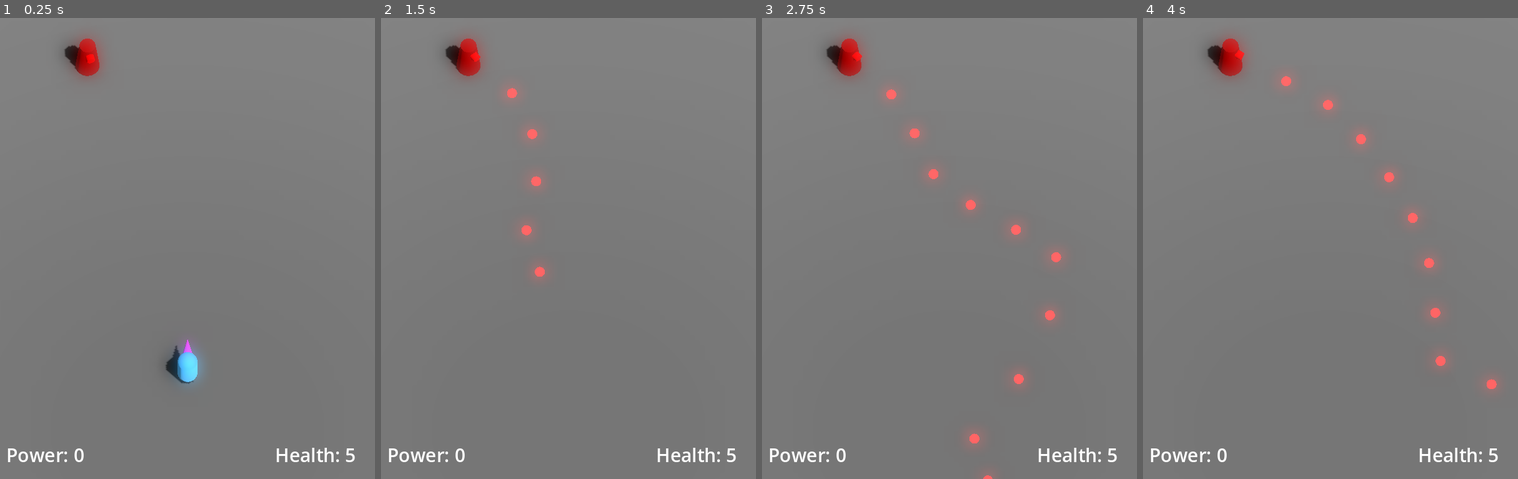
Above: before the commit, frames 1-4 (left to right).
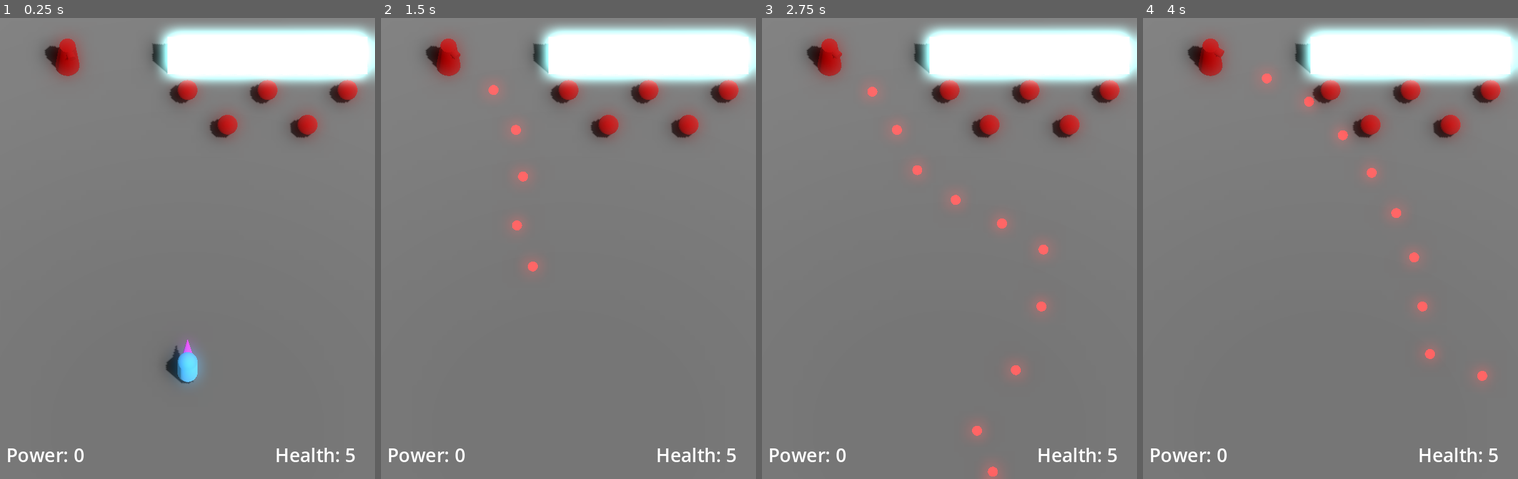
Above: after the commit, the same moments.

Repository: JackEvans24/bullet-absorb
Game: Godot game, scene res://scenes/main.tscn
Two runs of this game, one before a commit and one after it. Both use one fixed random seed, a clock stepped at 60 frames per second and the inputs below.
Inputs:
- Up to frame 1 (0.25 s): no input
- Up to frame 2 (1.5 s): hold Right (move_right) 0.53-1.28 s; hold J (fire) 0.53-1.28 s; hold Down (move_back) from 1.28 s (still down); tap K (absorb) at 1.35 s
- Up to frame 3 (2.75 s): tap J (fire) at 1.55 s; release Down (move_back) at 2.03 s; hold Right (move_right) from 2.03 s (still down); hold J (fire) from 2.03 s (still down)
- Up to frame 4 (4 s): release Right (move_right) at 2.78 s; release J (fire) at 2.78 s; hold Up (move_forward) 2.78-3.53 s; tap J (fire) at 2.85, 3.8 s; hold Left (move_left) from 3.53 s (still down); hold K (absorb) from 3.53 s (still down)

The runs differ from the first frame. In frame 1, 9.8% of the frame differs, in the area x 11-100%, y 1-27%; in frame 2, 10%; in frame 3, 11%; in frame 4, 11%, in the area x 11-100%, y 1-81%.

Commit message:
feat: add common enemy scene, add health, hurt, death to enemies (#5)
* feat: add base enemy scene with health and hurt particles

* feat: hide enemy mesh on death

* feat: add knockback to enemies

* feat: reparent turret to enemy type

* fix: remove enemy collider on death

* chore: add builds to ignore

* config: add windows build config

* chore: update build config

* chore: boost turret health

Diff:
--- a/materials/turret_gun.tres
+++ /dev/null
@@ -1,8 +0,0 @@
-[gd_resource type="StandardMaterial3D" format=3 uid="uid://detsid8q81d1o"]
-
-[resource]
-albedo_color = Color(1, 0.07, 0.07, 1)
-metallic_specular = 0.0
-emission = Color(0.82, 0.082, 0.082, 1)
-emission_energy_multiplier = 4.0
-grow_amount = -1.055
--- /dev/null
+++ b/prefabs/enemies/enemy.tscn
@@ -0,0 +1,45 @@
+[gd_scene load_steps=9 format=3 uid="uid://c3ytmjd7pe4pg"]
+
+[ext_resource type="Script" path="res://scripts/enemies/enemy.gd" id="1_wjmkf"]
+[ext_resource type="PackedScene" uid="uid://cjvpl2fcwu246" path="res://prefabs/hurt_particles.tscn" id="2_e8cc4"]
+[ext_resource type="Script" path="res://scripts/player/health.gd" id="2_pjhvc"]
+[ext_resource type="Script" path="res://scripts/knockback.gd" id="4_0se3r"]
+[ext_resource type="Material" uid="uid://jxq13s8vw71v" path="res://materials/enemy_body.tres" id="5_d48ya"]
+
+[sub_resource type="SphereShape3D" id="SphereShape3D_64qd1"]
+
+[sub_resource type="SphereMesh" id="SphereMesh_jkita"]
+material = ExtResource("5_d48ya")
+
+[sub_resource type="SphereShape3D" id="SphereShape3D_vhdor"]
+radius = 0.45
+
+[node name="Enemy" type="CharacterBody3D"]
+script = ExtResource("1_wjmkf")
+hurt_particles_scene = ExtResource("2_e8cc4")
+
+[node name="Health" type="Node" parent="."]
+script = ExtResource("2_pjhvc")
+starting_health = 3.0
+recovery_time = 0.01
+
+[node name="Knockback" type="Node" parent="."]
+script = ExtResource("4_0se3r")
+knockback_time = 0.05
+knockback_power = 15.0
+
+[node name="HitDetection" type="Area3D" parent="."]
+collision_layer = 0
+collision_mask = 16
+monitorable = false
+
+[node name="CollisionShape3D" type="CollisionShape3D" parent="HitDetection"]
+shape = SubResource("SphereShape3D_64qd1")
+
+[node name="Pivot" type="Node3D" parent="."]
+
+[node name="Body" type="MeshInstance3D" parent="Pivot"]
+mesh = SubResource("SphereMesh_jkita")
+
+[node name="Collider" type="CollisionShape3D" parent="."]
+shape = SubResource("SphereShape3D_vhdor")
--- /dev/null
+++ b/prefabs/enemies/turret.tscn
@@ -0,0 +1,48 @@
+[gd_scene load_steps=8 format=3 uid="uid://wfijrpbc1nxm"]
+
+[ext_resource type="PackedScene" uid="uid://c3ytmjd7pe4pg" path="res://prefabs/enemies/enemy.tscn" id="1_rkpaq"]
+[ext_resource type="Script" path="res://scripts/enemies/turret.gd" id="2_2ldd0"]
+[ext_resource type="Material" uid="uid://jxq13s8vw71v" path="res://materials/enemy_body.tres" id="2_bqylj"]
+[ext_resource type="PackedScene" uid="uid://coogevjwgwbft" path="res://prefabs/bullets/default_enemy_bullet.tscn" id="3_cdiyw"]
+
+[sub_resource type="CylinderMesh" id="CylinderMesh_wys4c"]
+material = ExtResource("2_bqylj")
+top_radius = 0.4
+bottom_radius = 0.6
+
+[sub_resource type="CylinderMesh" id="CylinderMesh_uh4qt"]
+material = ExtResource("2_bqylj")
+top_radius = 0.2
+bottom_radius = 0.2
+height = 0.4
+
+[sub_resource type="CylinderShape3D" id="CylinderShape3D_0wps2"]
+radius = 0.6
+
+[node name="Turret" instance=ExtResource("1_rkpaq")]
+script = ExtResource("2_2ldd0")
+bullet_scene = ExtResource("3_cdiyw")
+
+[node name="Health" parent="." index="0"]
+starting_health = 10.0
+
+[node name="Knockback" parent="." index="1"]
+knockback_power = 0.0
+
+[node name="Body" parent="Pivot" index="0"]
+mesh = SubResource("CylinderMesh_wys4c")
+
+[node name="Gun" type="MeshInstance3D" parent="Pivot" index="1"]
+transform = Transform3D(1, 0, 0, 0, -4.37114e-08, -1, 0, 1, -4.37114e-08, 0, 0.8, -0.5)
+layers = 4
+mesh = SubResource("CylinderMesh_uh4qt")
+
+[node name="FirePoint" type="Node3D" parent="Pivot" index="2"]
+transform = Transform3D(1, 0, 0, 0, 1, 0, 0, 0, 1, 0, 0.8, -1)
+
+[node name="Collider" parent="." index="4"]
+shape = SubResource("CylinderShape3D_0wps2")
+
+[node name="FireTimer" type="Timer" parent="." index="5"]
+wait_time = 0.25
+autostart = true
--- /dev/null
+++ b/prefabs/hurt_particles.tscn
@@ -0,0 +1,31 @@
+[gd_scene load_steps=7 format=3 uid="uid://cjvpl2fcwu246"]
+
+[ext_resource type="Material" uid="uid://jxq13s8vw71v" path="res://materials/enemy_body.tres" id="1_yf8ed"]
+[ext_resource type="Script" path="res://scripts/hurt_particles.gd" id="2_kqr2q"]
+
+[sub_resource type="Curve" id="Curve_jenfi"]
+_data = [Vector2(0, 1), 0.0, 0.0, 0, 0, Vector2(1, 0), -1.85693, 0.0, 0, 0]
+point_count = 2
+
+[sub_resource type="CurveTexture" id="CurveTexture_dceoy"]
+curve = SubResource("Curve_jenfi")
+
+[sub_resource type="ParticleProcessMaterial" id="ParticleProcessMaterial_v1lvv"]
+direction = Vector3(0, 1, 0)
+spread = 75.0
+initial_velocity_min = 5.0
+initial_velocity_max = 5.0
+scale_curve = SubResource("CurveTexture_dceoy")
+
+[sub_resource type="SphereMesh" id="SphereMesh_fhla8"]
+material = ExtResource("1_yf8ed")
+radius = 0.1
+height = 0.2
+
+[node name="HurtParticles" type="GPUParticles3D"]
+emitting = false
+one_shot = true
+explosiveness = 1.0
+process_material = SubResource("ParticleProcessMaterial_v1lvv")
+draw_pass_1 = SubResource("SphereMesh_fhla8")
+script = ExtResource("2_kqr2q")
--- a/prefabs/turret.tscn
+++ /dev/null
@@ -1,42 +0,0 @@
-[gd_scene load_steps=7 format=3 uid="uid://bj8n5y46nf5wq"]
-
-[ext_resource type="Script" path="res://scripts/turret.gd" id="1_scne1"]
-[ext_resource type="PackedScene" uid="uid://coogevjwgwbft" path="res://prefabs/bullets/default_enemy_bullet.tscn" id="2_1b4l3"]
-[ext_resource type="Material" uid="uid://jxq13s8vw71v" path="res://materials/turret_body.tres" id="2_lg5m1"]
-[ext_resource type="Material" uid="uid://detsid8q81d1o" path="res://materials/turret_gun.tres" id="3_72na1"]
-
-[sub_resource type="CylinderMesh" id="CylinderMesh_wys4c"]
-material = ExtResource("2_lg5m1")
-top_radius = 0.4
-bottom_radius = 0.6
-
-[sub_resource type="CylinderMesh" id="CylinderMesh_3e3gi"]
-material = ExtResource("3_72na1")
-top_radius = 0.2
-bottom_radius = 0.2
-height = 0.4
-
-[node name="Turret" type="Node3D"]
-script = ExtResource("1_scne1")
-bullet_scene = ExtResource("2_1b4l3")
-
-[node name="Pivot" type="Node3D" parent="."]
-
-[node name="Body" type="MeshInstance3D" parent="Pivot"]
-transform = Transform3D(1, 0, 0, 0, 1, 0, 0, 0, 1, 0, 1, 0)
-mesh = SubResource("CylinderMesh_wys4c")
-skeleton = NodePath("../..")
-
-[node name="Gun" type="MeshInstance3D" parent="Pivot"]
-transform = Transform3D(1, 0, 0, 0, -4.37114e-08, -1, 0, 1, -4.37114e-08, 0, 1.6, -0.5)
-layers = 4
-mesh = SubResource("CylinderMesh_3e3gi")
-
-[node name="FirePoint" type="Node3D" parent="Pivot"]
-transform = Transform3D(1, 0, 0, 0, 1, 0, 0, 0, 1, 0, 1.6, -1)
-
-[node name="FireTimer" type="Timer" parent="."]
-wait_time = 0.25
-autostart = true
-
-[connection signal="timeout" from="FireTimer" to="." method="_on_fire"]
--- a/scenes/main.tscn
+++ b/scenes/main.tscn
@@ -1,9 +1,11 @@
-[gd_scene load_steps=11 format=3 uid="uid://ccgpc6v5lruew"]
+[gd_scene load_steps=15 format=3 uid="uid://ccgpc6v5lruew"]
 
 [ext_resource type="PackedScene" uid="uid://c3tj0pdcum4wd" path="res://prefabs/player.tscn" id="1_e5x1h"]
 [ext_resource type="Script" path="res://scripts/main.gd" id="1_rtjol"]
+[ext_resource type="Material" uid="uid://cby3cclkw40gu" path="res://materials/power.tres" id="2_62g5s"]
 [ext_resource type="PackedScene" uid="uid://bhxrs6pph350t" path="res://scenes/hud.tscn" id="2_bqahq"]
-[ext_resource type="PackedScene" uid="uid://bj8n5y46nf5wq" path="res://prefabs/turret.tscn" id="3_5441h"]
+[ext_resource type="PackedScene" uid="uid://c3ytmjd7pe4pg" path="res://prefabs/enemies/enemy.tscn" id="5_4wclf"]
+[ext_resource type="PackedScene" uid="uid://wfijrpbc1nxm" path="res://prefabs/enemies/turret.tscn" id="6_nrrgo"]
 
 [sub_resource type="StandardMaterial3D" id="StandardMaterial3D_r1hrq"]
 metallic = 1.0
@@ -23,6 +25,13 @@
 fog_light_color = Color(0.380445, 0.623552, 0.298777, 1)
 fog_light_energy = 0.1
 fog_density = 0.001
+
+[sub_resource type="BoxShape3D" id="BoxShape3D_stcvn"]
+size = Vector3(10, 2, 1)
+
+[sub_resource type="BoxMesh" id="BoxMesh_ughhm"]
+material = ExtResource("2_62g5s")
+size = Vector3(10, 2, 1)
 
 [sub_resource type="StandardMaterial3D" id="StandardMaterial3D_85wj3"]
 albedo_color = Color(1, 0.583333, 0, 1)
@@ -56,6 +65,15 @@
 light_energy = 0.2
 shadow_enabled = true
 
+[node name="Wall" type="StaticBody3D" parent="World"]
+transform = Transform3D(1, 0, 0, 0, 1, 0, 0, 0, 1, 4, 1, -13)
+
+[node name="CollisionShape3D" type="CollisionShape3D" parent="World/Wall"]
+shape = SubResource("BoxShape3D_stcvn")
+
+[node name="MeshInstance3D" type="MeshInstance3D" parent="World/Wall"]
+mesh = SubResource("BoxMesh_ughhm")
+
 [node name="HUD" parent="." instance=ExtResource("2_bqahq")]
 
 [node name="Camera3D" type="Camera3D" parent="."]
@@ -87,5 +105,20 @@
 [node name="Player" parent="." instance=ExtResource("1_e5x1h")]
 transform = Transform3D(1, 0, 0, 0, 1, 0, 0, 0, 1, 0, 1, 5)
 
-[node name="Turret" parent="." instance=ExtResource("3_5441h")]
-transform = Transform3D(1, 0, 0, 0, 1, 0, 0, 0, 1, -5, 0, -13)
+[node name="Enemy2" parent="." instance=ExtResource("5_4wclf")]
+transform = Transform3D(1, 0, 0, 0, 1, 0, 0, 0, 1, 4, 1, -11)
+
+[node name="Enemy3" parent="." instance=ExtResource("5_4wclf")]
+transform = Transform3D(1, 0, 0, 0, 1, 0, 0, 0, 1, 2, 1, -9)
+
+[node name="Enemy4" parent="." instance=ExtResource("5_4wclf")]
+transform = Transform3D(1, 0, 0, 0, 1, 0, 0, 0, 1, 6, 1, -9)
+
+[node name="Enemy5" parent="." instance=ExtResource("5_4wclf")]
+transform = Transform3D(1, 0, 0, 0, 1, 0, 0, 0, 1, 8, 1, -11)
+
+[node name="Enemy6" parent="." instance=ExtResource("5_4wclf")]
+transform = Transform3D(1, 0, 0, 0, 1, 0, 0, 0, 1, 0, 1, -11)
+
+[node name="Turret" parent="." instance=ExtResource("6_nrrgo")]
+transform = Transform3D(1, 0, 0, 0, 1, 0, 0, 0, 1, -6, 1, -13)
--- /dev/null
+++ b/scripts/enemies/enemy.gd
@@ -0,0 +1,45 @@
+class_name Enemy
+extends CharacterBody3D
+
+@export var hurt_particles_scene: PackedScene
+
+@onready var health: Health = $Health
+@onready var knockback: Knockback = $Knockback
+@onready var hit_detection: Area3D = $HitDetection
+@onready var pivot: Node3D = $Pivot
+@onready var body: MeshInstance3D = $Pivot/Body
+@onready var collider: CollisionShape3D = $Collider
+
+func _ready():
+	hit_detection.area_entered.connect(_on_area_entered)
+	health.damage_taken.connect(_on_damage_taken)
+
+func _physics_process(_delta):
+	velocity = knockback.knockback_direction
+	move_and_slide()
+
+func _on_area_entered(area: Area3D):
+	health.take_damage(1.0, area)
+
+func _on_damage_taken(damage_taken: float, taken_from: Node3D):
+	if damage_taken <= 0:
+		return
+
+	add_hurt_particles()
+	do_knockback(taken_from)
+
+	if health.current_health <= 0:
+		die()
+
+func add_hurt_particles():
+	var hurt_particles = hurt_particles_scene.instantiate()
+	add_child(hurt_particles)
+	hurt_particles.position = pivot.position
+
+func do_knockback(taken_from: Node3D):
+	var direction = -taken_from.basis.z
+	knockback.set_knockback_direction(direction)
+
+func die():
+	body.visible = false
+	collider.call_deferred("queue_free")
--- a/scripts/turret.gd
+++ b/scripts/enemies/turret.gd
@@ -1,11 +1,17 @@
-extends Node3D
+class_name Turret
+extends Enemy
 
 @export var bullet_scene: PackedScene
 
-@onready var pivot: Node3D = $Pivot
+@onready var gun_mesh: MeshInstance3D = $Pivot/Gun
 @onready var fire_point: Node3D = $Pivot/FirePoint
+@onready var fire_timer: Timer = $FireTimer
 
 var _target: Node3D = null;
+
+func _ready():
+	super()
+	fire_timer.timeout.connect(_on_fire_timeout)
 
 func set_target(target: Node3D):
 	_target = target
@@ -19,10 +25,15 @@
 
 	pivot.look_at(target_position)
 
-func _on_fire():
+func _on_fire_timeout():
 	var bullet = bullet_scene.instantiate()
 
 	bullet.position = to_local(fire_point.global_position)
 	bullet.initialise(pivot.basis)
 
 	add_child(bullet)
+
+func die():
+	super()
+	gun_mesh.visible = false
+	fire_timer.stop()
--- /dev/null
+++ b/scripts/hurt_particles.gd
@@ -0,0 +1,8 @@
+extends GPUParticles3D
+
+func _ready():
+	finished.connect(_on_particles_finished)
+	restart()
+
+func _on_particles_finished():
+	call_deferred("queue_free")
--- /dev/null
+++ b/scripts/knockback.gd
@@ -0,0 +1,22 @@
+class_name Knockback
+extends Node
+
+@export var knockback_time: float = 0.4
+@export var knockback_power: float = 4
+
+var knockback_direction = Vector3.ZERO
+var knockback_id = 0
+
+func set_knockback_direction(direction: Vector3):
+	knockback_direction = direction.normalized() * knockback_power
+
+	knockback_id += 1
+	var stored_id = knockback_id
+
+	await get_tree().create_timer(knockback_time).timeout
+
+	if knockback_id != stored_id:
+		return
+
+	knockback_direction = Vector3.ZERO
+	knockback_id = 0
--- a/scripts/main.gd
+++ b/scripts/main.gd
@@ -2,7 +2,7 @@
 
 @onready var hud: Hud = $HUD
 @onready var player: Player = $Player
-@onready var turret = $Turret
+@onready var turret: Turret = $Turret
 
 func _ready():
 	turret.set_target(player)
--- a/scripts/player/health.gd
+++ b/scripts/player/health.gd
@@ -1,7 +1,7 @@
 class_name Health
 extends Node
 
-signal damage_taken(damage_taken: float)
+signal damage_taken(damage_taken: float, taken_from: Node3D)
 signal recovery_changed(is_recovering: bool)
 
 @export var starting_health = 5.0
@@ -11,12 +11,12 @@
 
 var is_recovering = false
 
-func take_damage(damage: float):
+func take_damage(damage: float, taken_from: Node3D):
 	if is_recovering or current_health <= 0:
 		return
 
 	current_health = max(0.0, current_health - damage)
-	damage_taken.emit(damage)
+	damage_taken.emit(damage, taken_from)
 
 	recover()
 
--- a/scripts/player/player.gd
+++ b/scripts/player/player.gd
@@ -46,7 +46,7 @@
 
 	move_and_slide()
 
-func _on_damage_taken(_damage_taken: float):
+func _on_damage_taken(_damage_taken: float, _taken_from: Node3D):
 	damage_taken.emit()
 	absorb.end_windup()
 
@@ -71,8 +71,8 @@
 func update_power_count():
 	power_count_changed.emit(power_count)
 
-func _on_hit(_area: Area3D):
-	health.take_damage(1.0)
+func _on_hit(area: Area3D):
+	health.take_damage(1.0, area)
 
 func _on_slowdown_started():
 	move.set_slower_speed()
--- a/scripts/player/player_body.gd
+++ b/scripts/player/player_body.gd
@@ -11,7 +11,7 @@
 func _on_recovery_changed(is_recovering: bool):
 	body.set_surface_override_material(0, recovery_material if is_recovering else default_material)
 
-func _on_damage_taken(damage_taken: float):
+func _on_damage_taken(damage_taken: float, _taken_from: Node3D):
 	if damage_taken <= 0:
 		return
 	hurt_particles.restart()
Not shown, added: export_presets.cfg
Renamed: materials/turret_body.tres -> materials/enemy_body.tres
